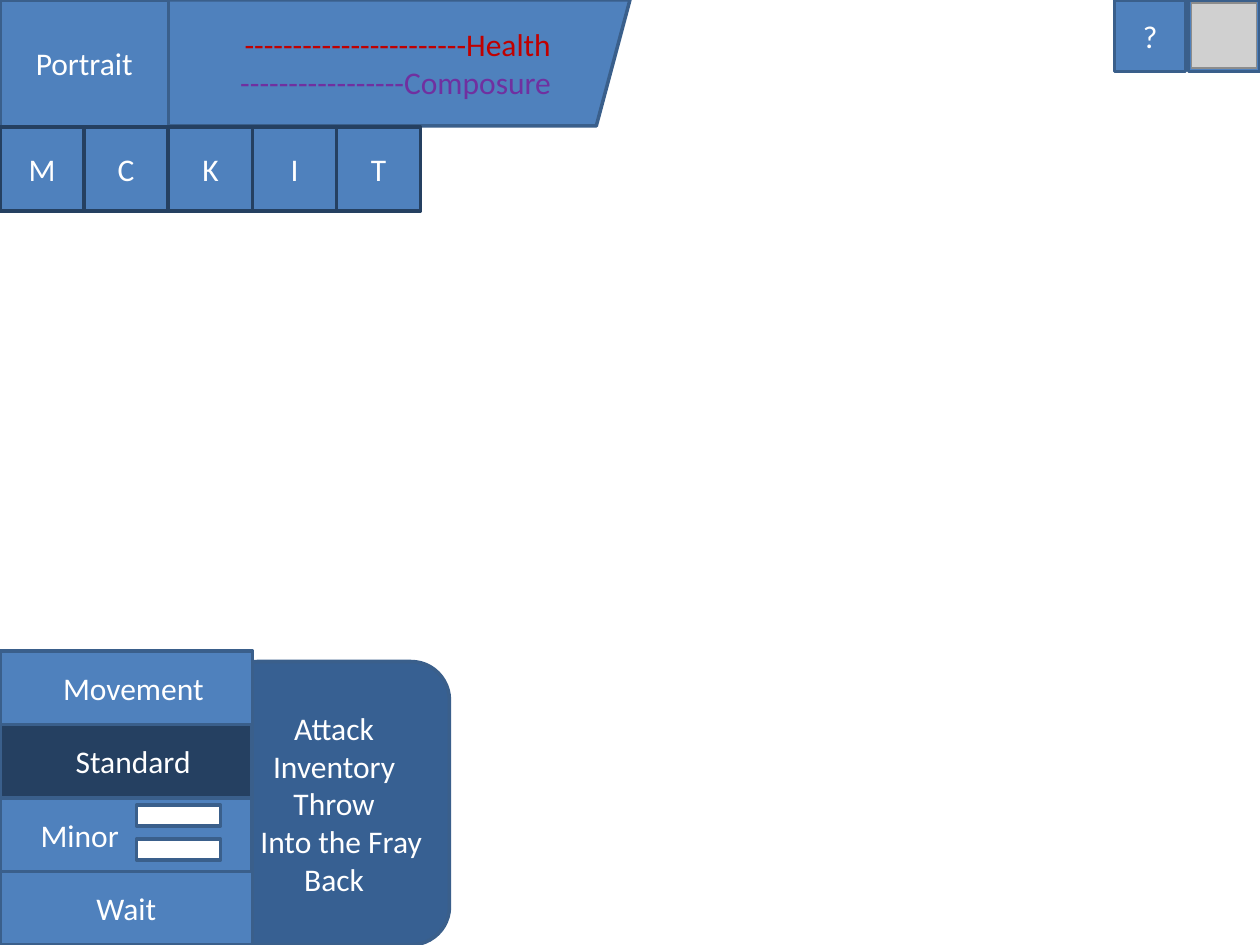
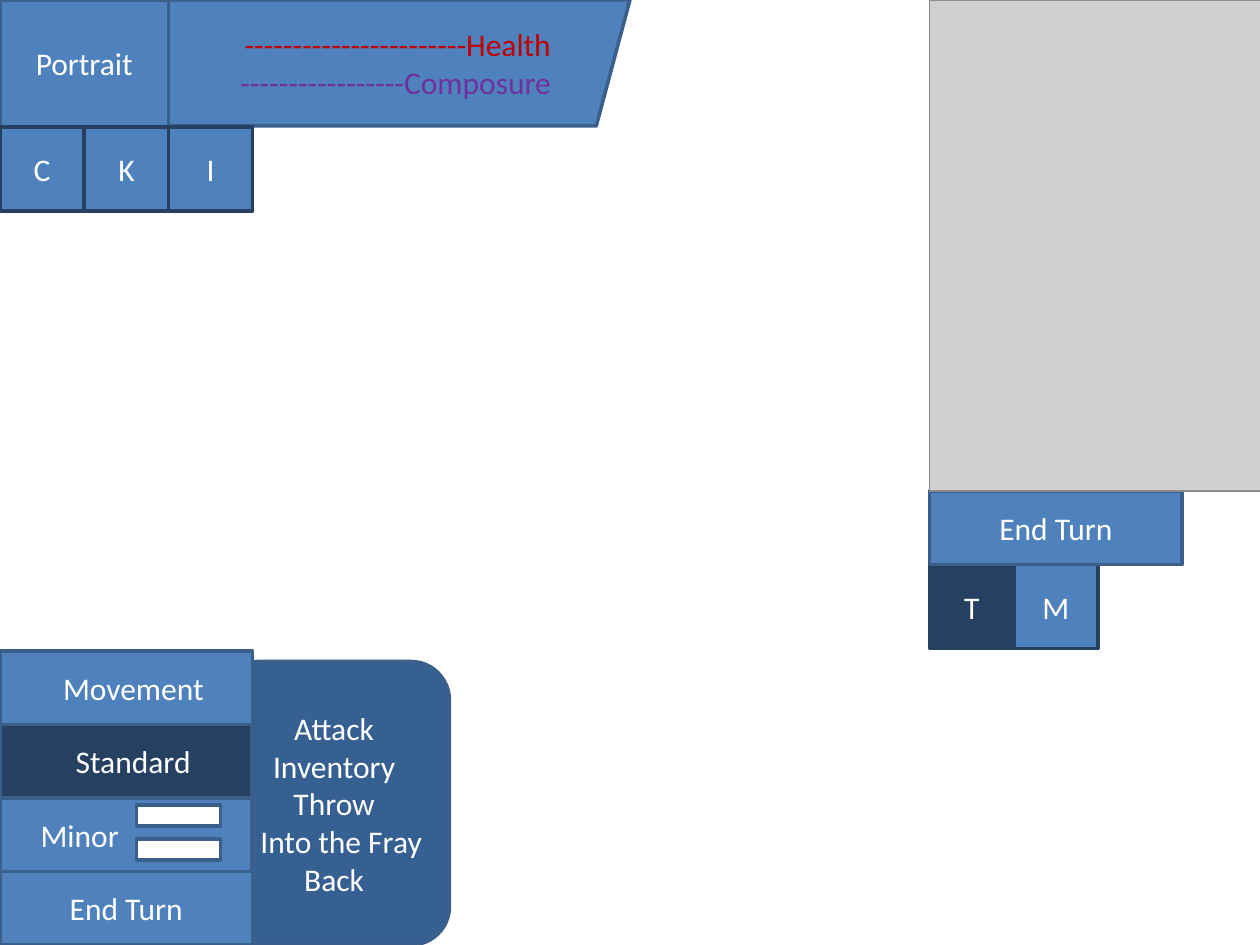
Before and after one commit to jsdodgers/Bel-Nix, a slide deck: slide 10 of Documents/Bel Nix Wireframes.pptx. Drawn at 1260x945 pixels with LibreOffice and Linux fonts; fonts in the diff are those of the drawing; grey boxes stand for pictures. Boxes give left, top, right and bottom in pixels: in the first picture for what was removed or moved away, otherwise in the second. Text is boxed around its words. In the diff, an @@ line names an element or a change of style, - is before the commit and + after.

```diff
--- a/Documents/Bel Nix Wireframes.pptx
+++ b/Documents/Bel Nix Wireframes.pptx
@@ picture added at <box>930,0,1260,491</box> @@
@@ rectangle removed at <box>1114,0,1186,72</box> @@
-?
@@ rectangle removed at <box>1188,0,1260,72</box> @@
@@ picture removed at <box>1192,3,1257,68</box> @@
@@ 3 rectangles: place and size @@
-3 rectangles at <box>84,127,336,212</box>
+3 rectangles at <box>0,127,253,212</box>
@@ rectangle added at <box>930,491,1182,564</box>, fill #4F81BD, outline #3A5F8C 2 pt, 18 pt, text #FFFFFF @@
+End Turn
@@ rectangle "T": place and size @@
-rectangle "T" at <box>336,127,421,212</box>
+rectangle "T" at <box>930,564,1014,649</box>
@@ rectangle "T" at <box>930,564,1014,649</box>: fill #4F81BD to #254061 @@
@@ rectangle "M": place and size @@
-rectangle "M" at <box>0,127,84,212</box>
+rectangle "M" at <box>1014,564,1099,649</box>
@@ text in rectangle at <box>70,898,182,920</box>: text changed @@
-Wait
+End Turn
```
Also in this commit, not shown: 34 other files.
